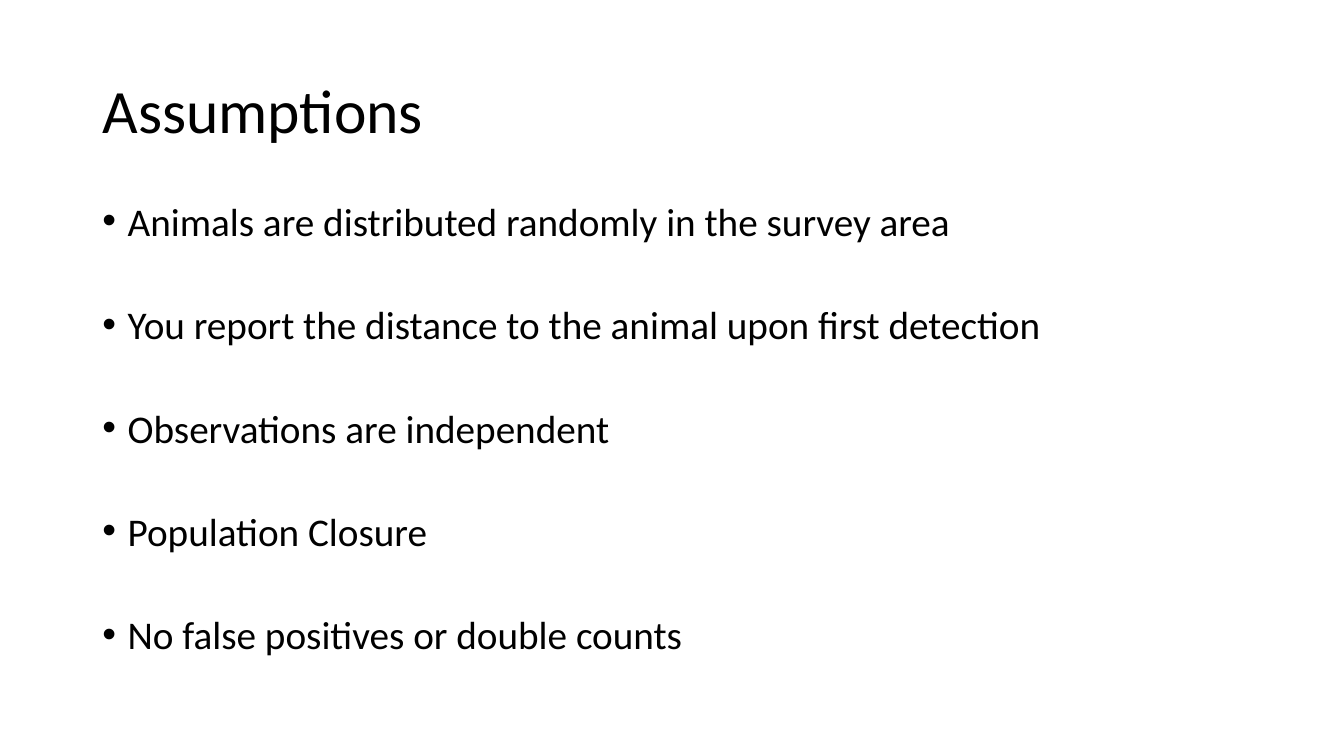
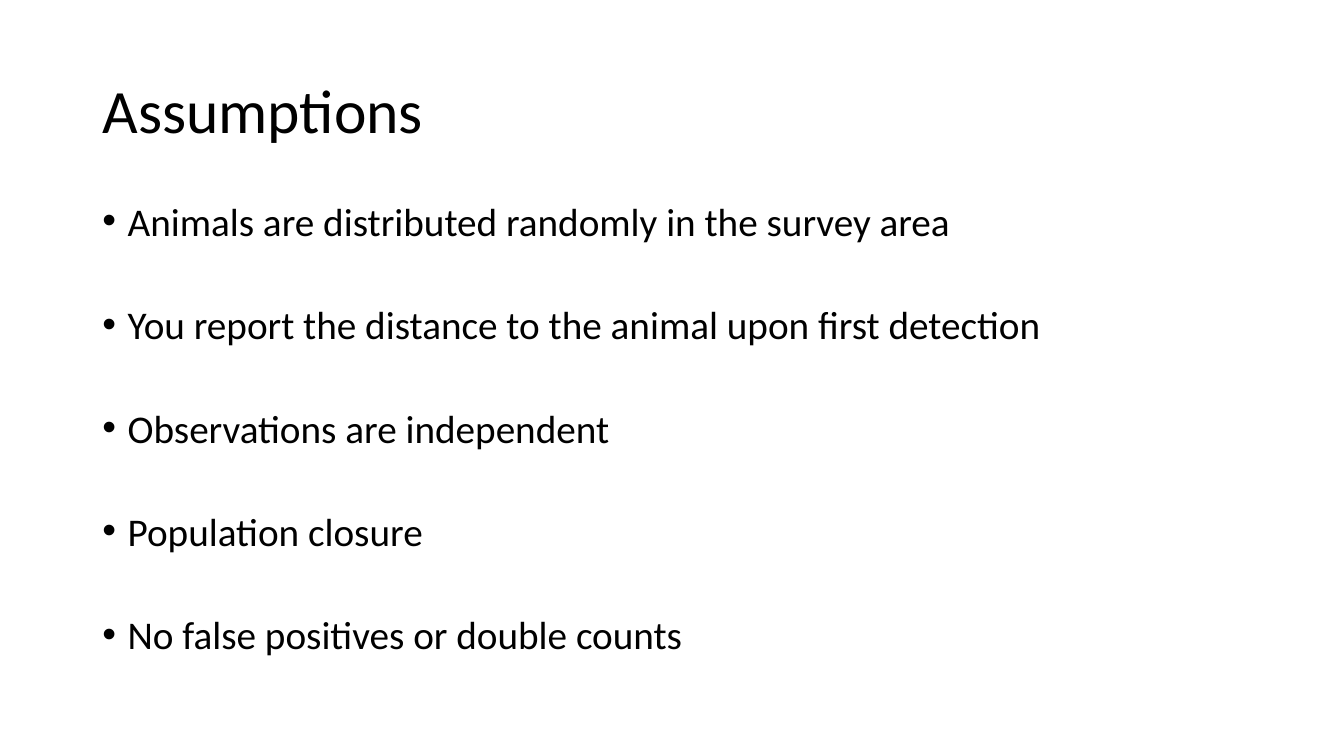
Before and after one commit to evanmadams/NAOC2020-Count-Data-Workshop, a slide deck: slide 9 of lessons/Distance Sampling in unmarked.pptx. Drawn at 1344x756 pixels with LibreOffice and Linux fonts; fonts in the diff are those of the drawing. Boxes give left, top, right and bottom in pixels: in the first picture for what was removed or moved away, otherwise in the second. Text is boxed around its words. In the diff, an @@ line names an element or a change of style, - is before the commit and + after.

```diff
--- a/lessons/Distance Sampling in unmarked.pptx
+++ b/lessons/Distance Sampling in unmarked.pptx
@@ text at [128, 518, 423, 553]: text changed @@
-• Population Closure
+• Population closure
```
Also in this commit, not shown: 2 other files.
